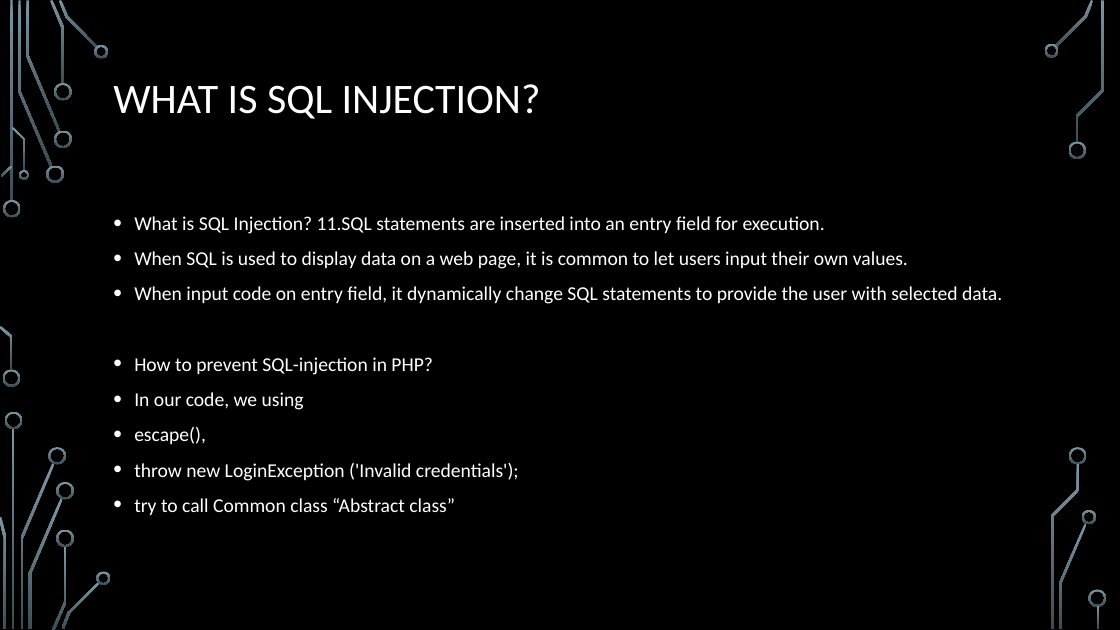
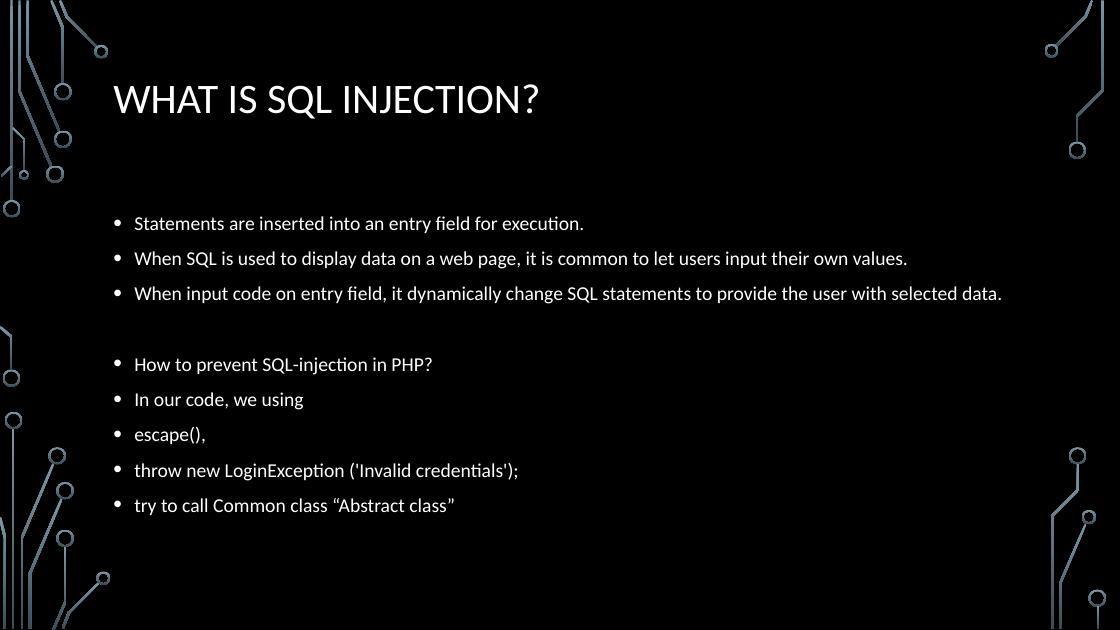
Before and after one commit to KBarros2014/TEAMB, a slide deck: slide 9 of site/Presentation doc/Php assignment.pptx. Drawn at 1120x630 pixels with LibreOffice and Linux fonts; fonts in the diff are those of the drawing; background and template pictures are left out. Boxes give left, top, right and bottom in pixels: in the first picture for what was removed or moved away, otherwise in the second. Text is boxed around its words. In the diff, an @@ line names an element or a change of style, - is before the commit and + after.

Commit message:
last

```diff
--- a/site/Presentation doc/Php assignment.pptx
+++ b/site/Presentation doc/Php assignment.pptx
@@ text at (134, 216, 584, 233): text changed @@
-• What is SQL Injection? 11.SQL statements are inserted into an entry field for execution.
+• Statements are inserted into an entry field for execution.
```
